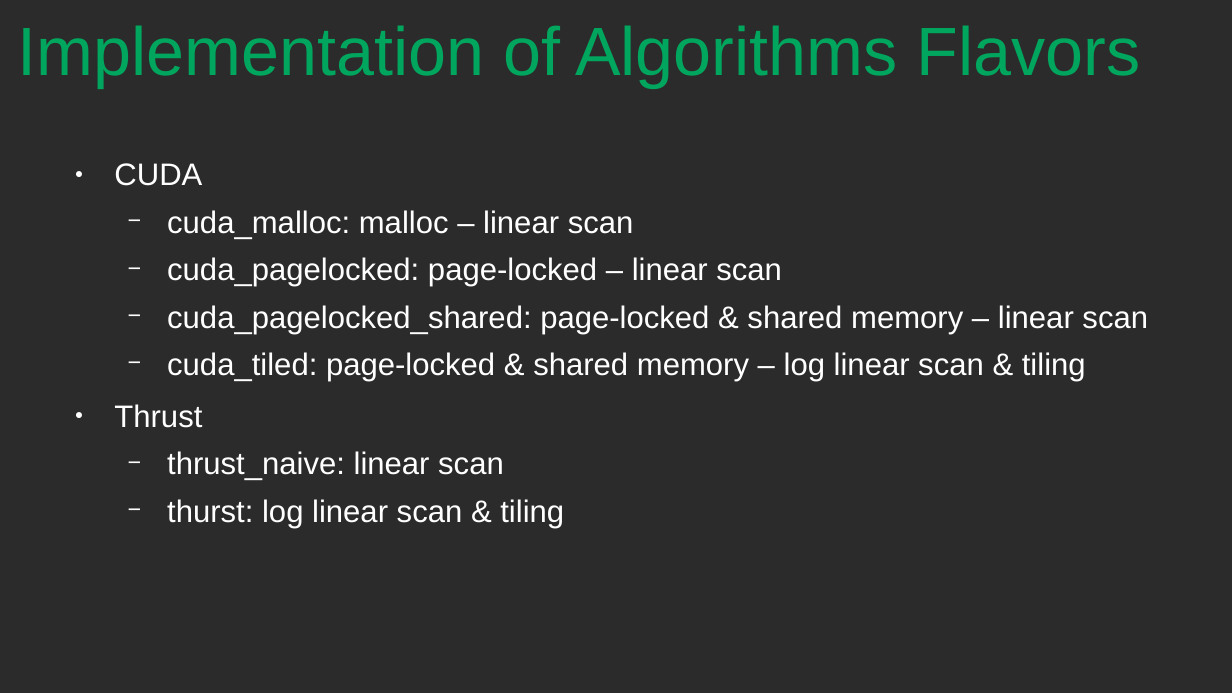
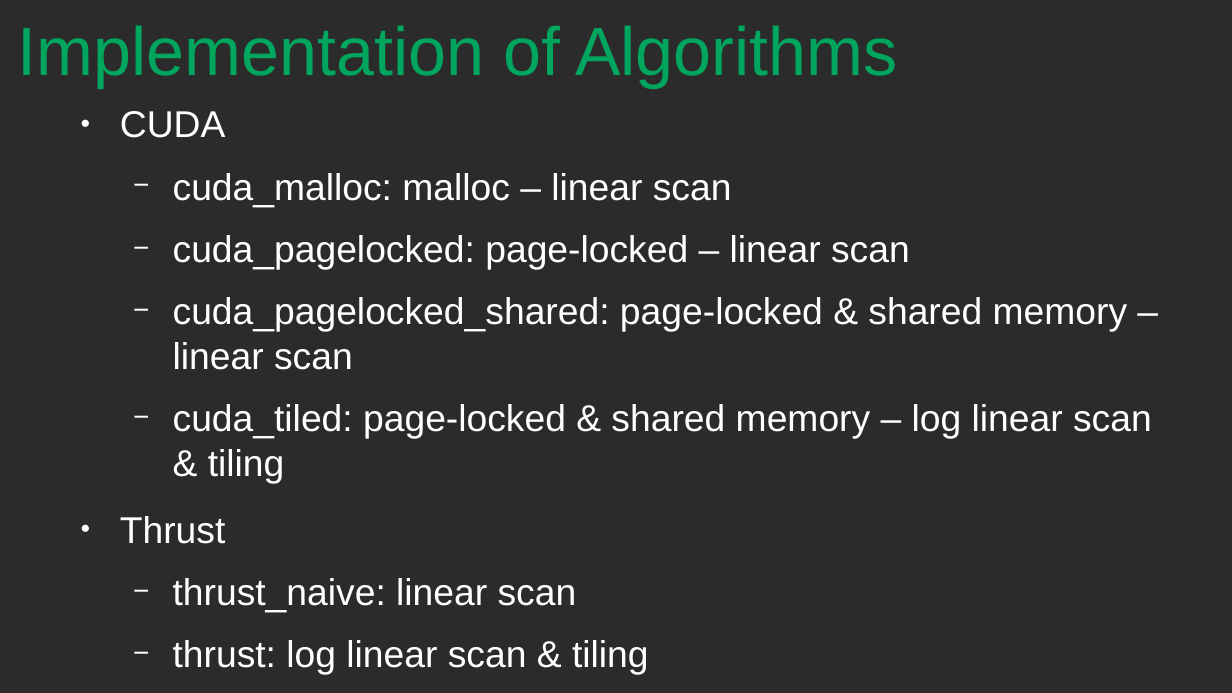
Before and after one commit to dschoerk/GPU_Arch_SS19, a slide deck: slide 16 of GPU_Architecture_Final_Presentation.odp (slide 17 before the commit). Drawn at 1232x693 pixels with LibreOffice and Linux fonts; fonts in the diff are those of the drawing; background and template pictures are left out; a plain dark background stands for a picture behind light text. Boxes give left, top, right and bottom in pixels: in the first picture for what was removed or moved away, otherwise in the second. Text is boxed around its words. In the diff, an @@ line names an element or a change of style, - is before the commit and + after.

```diff
--- a/GPU_Architecture_Final_Presentation.odp
+++ b/GPU_Architecture_Final_Presentation.odp
@@ title at (18,25,897,88): text changed @@
-Implementation of Algorithms Flavors
+Implementation of Algorithms
@@ text "CUDA": place and size @@
-text "CUDA" at (114,163,1148,528)
+text "CUDA" at (120,111,1152,675)
@@ text at (120,111,1152,613): size 20 to 24 pt in "CUDA", "cuda_malloc: malloc – linear scan", "cuda_pagelocked: page-locked – linear scan", "cuda_pagelocked_shared: page-locked & shared memory – linear ..." and 3 more places; line spacing 0.8 to 1 @@
@@ text at (173,640,649,675): text changed; size 20 to 24 pt @@
-  − thurst: log linear scan & tiling
+  − thrust: log linear scan & tiling
```
Also in this commit, not shown: 16 other slides changed, 1 slide added, 2 slides removed.
